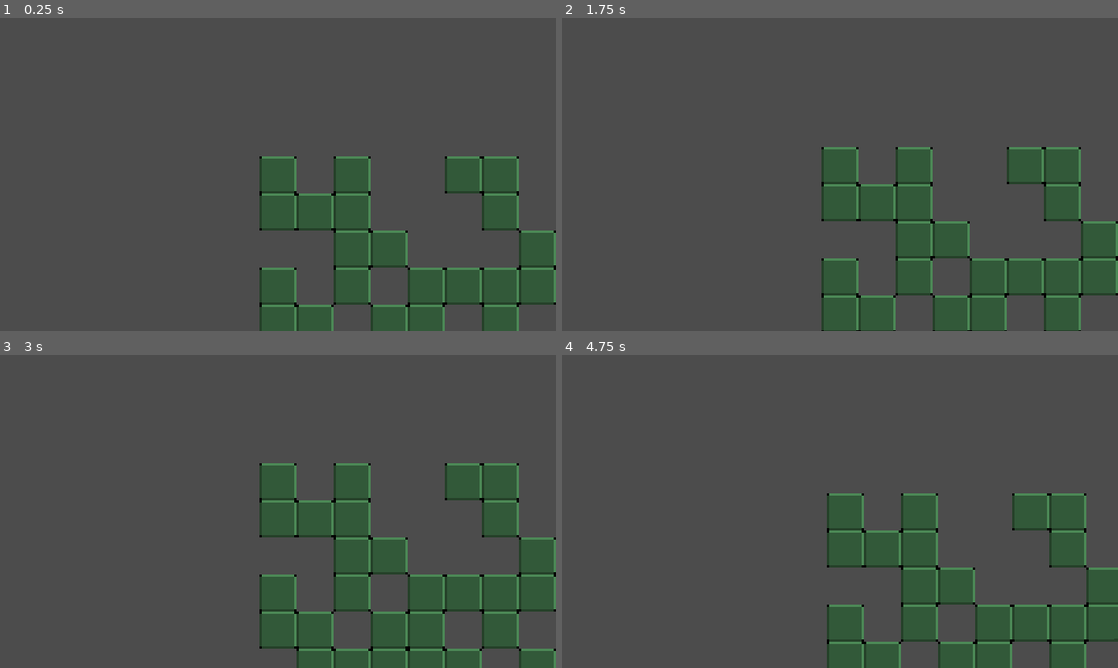
Above: before the commit, frames 1-4 (two rows, left to right).
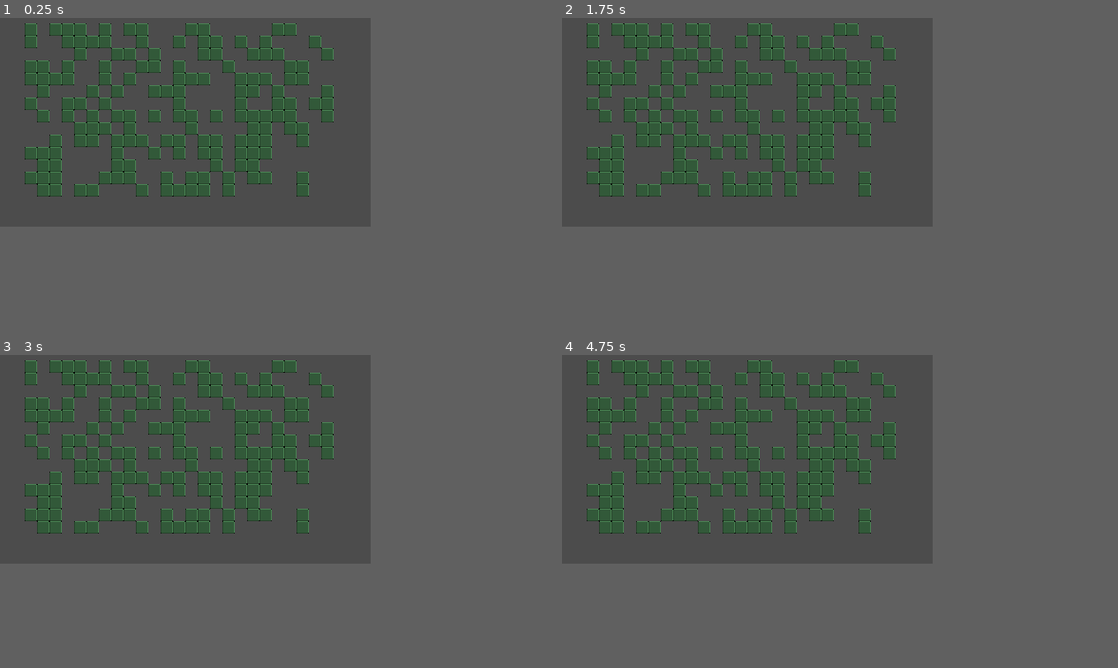
Above: after the commit, the same moments.

Repository: ffekete/WizardOfRogue
Game: Godot game, scene res://Main.tscn
Same seed, same stepped clock (60 frames per second), same inputs: the game is played once before the commit and once after it.
Inputs:
- Up to frame 1 (0.25 s): no input
- Up to frame 2 (1.75 s): tap Enter at 0.5 s; hold Right (ui_right) 0.53-1.28 s; hold Space (ui_fire) 0.53-1.28 s; hold Down (ui_down) from 1.28 s (still down); tap Space (ui_fire) at 1.35 s
- Up to frame 3 (3 s): release Down (ui_down) at 2.03 s; hold Right (ui_right) 2.03-2.78 s; hold Space (ui_fire) 2.03-2.78 s; tap Enter at 2.75 s; hold Up (ui_up) from 2.78 s (still down); tap Space (ui_fire) at 2.85 s
- Up to frame 4 (4.75 s): release Up (ui_up) at 3.53 s; hold Space (ui_fire) 3.53-4.28 s; hold Left (ui_left) from 3.53 s (still down); tap Space (ui_fire) at 4.35 s
The window is 720x405 before the commit and 480x270 after it. Grey fills any space a smaller window leaves; there, only what the larger window draws over its background counts as a difference.

The runs differ from the first frame. In frame 1, 30% of the frame differs, in the area x 4-100%, y 1-100%; in frame 2, 31%; in frame 3, 33%; in frame 4, 30%.

Commit message:
proper movement

Diff:
--- a/Camera2D.gd
+++ b/Camera2D.gd
@@ -5,7 +5,9 @@
 # Called when the node enters the scene tree for the first time.
 func _ready():
 	player = get_node("/root/Main/Player")
+	position = Vector2(200, 120)
 
 # Called every frame. 'delta' is the elapsed time since the previous frame.
 func _process(delta):
-	position = player.position
+	pass
+	# position = player.position
--- a/CaveTile.tscn
+++ b/CaveTile.tscn
@@ -15,8 +15,14 @@
 "speed": 5.0
 } ]
 
+[sub_resource type="RectangleShape2D" id=3]
+extents = Vector2( 7.90114, 7.94014 )
+
 [node name="Tile" type="Area2D"]
 script = ExtResource( 1 )
 
 [node name="AnimatedSprite" type="AnimatedSprite" parent="."]
 frames = SubResource( 2 )
+
+[node name="CollisionShape2D" type="CollisionShape2D" parent="."]
+shape = SubResource( 3 )
--- a/Main.gd
+++ b/Main.gd
@@ -18,13 +18,27 @@
 	player.start(Vector2(0,0))
 
 func _randomize():
-	for i in range(0, 40):
+
+	for i in range(0, 25):
 		grid.append([])
-		for j in range(0, 20):
-			grid[i].append(rng.randi() % 2)
+		for j in range(0, 14):
+			grid[i].append(0)
+
+	for i in range(0, 25):
+		for j in range(0, 14):
+			var k = rng.randi() % 2
+			grid[i][j] = k
+
+
+	for i in range(0, 25):
+		for j in range(0, 14):
+
 			if(grid[i][j] == 1):
-				var tile = CaveTile.instance()
-				tile.visible = true
-				tile.position.x = i * 16
-				tile.position.y = j * 16
-				add_child(tile)
+				set_wall(i, j)
+
+
+func set_wall(i, j):
+	var tile = CaveTile.instance()
+	tile.position.x = i * 16
+	tile.position.y = j * 16
+	add_child(tile)
--- a/Player.gd
+++ b/Player.gd
@@ -24,30 +24,23 @@
 	if(tween.is_active()):
 		return
 
-
 	if(Input.is_action_pressed("ui_fire")):
 		if(attack_timer.is_stopped()):
 			$AnimatedSprite.animation = "attack"
 			attack_timer.start(0.5)
+			$AnimatedSprite.frames.set_animation_speed("attack", 4)
 
 			if(next_dir == Vector2.UP):
-				$AnimatedSprite.flip_v = true
-				$AnimatedSprite.rotation_degrees = 270
-				$AnimatedSprite.flip_h = false
+				_position_up()
 
 			if(next_dir == Vector2.DOWN):
-				$AnimatedSprite.rotation_degrees =  90
-				$AnimatedSprite.flip_h = false
+				_position_down()
 
 			if(next_dir == Vector2.LEFT):
-				$AnimatedSprite.rotation_degrees = 0
-				$AnimatedSprite.flip_v = false
-				$AnimatedSprite.flip_h = true
+				_position_left()
 
 			if(next_dir == Vector2.RIGHT):
-				$AnimatedSprite.rotation_degrees = 0
-				$AnimatedSprite.flip_v = false
-				$AnimatedSprite.flip_h = false
+				_position_right()
 		else:
 			if(Input.is_action_pressed("ui_up")):
 				next_dir = Vector2.UP
@@ -67,33 +60,26 @@
 	if(Input.is_action_pressed("ui_up")):
 		$AnimatedSprite.animation = "walk"
 		move_with_collision_check(Global.inputs["up"])
-		$AnimatedSprite.flip_v = true
-		$AnimatedSprite.rotation_degrees = 270
-		$AnimatedSprite.flip_h = false
+		_position_up()
 		next_dir = Vector2.UP
 
 	elif(Input.is_action_pressed("ui_down")):
 		$AnimatedSprite.animation = "walk"
 		move_with_collision_check(Global.inputs["down"])
-		$AnimatedSprite.rotation_degrees =  90
-		$AnimatedSprite.flip_h = false
+		_position_down()
 		next_dir = Vector2.DOWN
 
 	elif(Input.is_action_pressed("ui_left")):
 		$AnimatedSprite.animation = "walk"
 		move_with_collision_check(Global.inputs["left"])
-		$AnimatedSprite.rotation_degrees = 0
-		$AnimatedSprite.flip_v = false
-		$AnimatedSprite.flip_h = true
+		_position_left()
 		next_dir = Vector2.LEFT
 
 
 	elif(Input.is_action_pressed("ui_right")):
 		$AnimatedSprite.animation = "walk"
 		move_with_collision_check(Global.inputs["right"])
-		$AnimatedSprite.rotation_degrees = 0
-		$AnimatedSprite.flip_v = false
-		$AnimatedSprite.flip_h = false
+		_position_right()
 		next_dir = Vector2.RIGHT
 
 
@@ -107,7 +93,7 @@
 			$AnimatedSprite.animation = "idle"
 
 func move_with_collision_check(dir):
-	ray.cast_to = dir * tile_size
+	ray.cast_to = dir * tile_size / 2
 	ray.force_raycast_update()
 	if(!ray.is_colliding()):
 		move(dir)
@@ -130,3 +116,22 @@
 
 func _on_AttackTimer_timeout():
 	$AnimatedSprite.animation = "idle"
+
+func _position_up():
+	$AnimatedSprite.flip_v = true
+	$AnimatedSprite.rotation_degrees = 270
+	$AnimatedSprite.flip_h = false
+
+func _position_down():
+	$AnimatedSprite.rotation_degrees =  90
+	$AnimatedSprite.flip_h = false
+
+func _position_left():
+	$AnimatedSprite.rotation_degrees = 0
+	$AnimatedSprite.flip_v = false
+	$AnimatedSprite.flip_h = true
+
+func _position_right():
+	$AnimatedSprite.rotation_degrees = 0
+	$AnimatedSprite.flip_v = false
+	$AnimatedSprite.flip_h = false
--- a/Player.tscn
+++ b/Player.tscn
@@ -41,15 +41,15 @@
 atlas = ExtResource( 1 )
 region = Rect2( 48, 0, 16, 16 )
 
-[sub_resource type="AtlasTexture" id=11]
+[sub_resource type="AtlasTexture" id=10]
 atlas = ExtResource( 3 )
 region = Rect2( 0, 0, 16, 16 )
 
-[sub_resource type="AtlasTexture" id=12]
+[sub_resource type="AtlasTexture" id=11]
 atlas = ExtResource( 3 )
 region = Rect2( 16, 0, 16, 16 )
 
-[sub_resource type="SpriteFrames" id=13]
+[sub_resource type="SpriteFrames" id=12]
 animations = [ {
 "frames": [ SubResource( 1 ), SubResource( 2 ), SubResource( 3 ), SubResource( 4 ), SubResource( 5 ) ],
 "loop": true,
@@ -61,13 +61,13 @@
 "name": "walk",
 "speed": 4.0
 }, {
-"frames": [ SubResource( 11 ), SubResource( 12 ) ],
+"frames": [ SubResource( 10 ), SubResource( 11 ) ],
 "loop": true,
 "name": "attack",
-"speed": 5.0
+"speed": 8.0
 } ]
 
-[sub_resource type="CapsuleShape2D" id=14]
+[sub_resource type="CapsuleShape2D" id=13]
 radius = 4.73813
 height = 0.0
 
@@ -79,15 +79,17 @@
 }
 
 [node name="AnimatedSprite" type="AnimatedSprite" parent="."]
-frames = SubResource( 13 )
+frames = SubResource( 12 )
 animation = "attack"
 
 [node name="CollisionShape2D" type="CollisionShape2D" parent="."]
-shape = SubResource( 14 )
+shape = SubResource( 13 )
 
 [node name="Tween" type="Tween" parent="."]
 
 [node name="RayCast2D" type="RayCast2D" parent="."]
+collide_with_areas = true
+collide_with_bodies = false
 
 [node name="AttackTimer" type="Timer" parent="."]
 
--- /dev/null
+++ b/Wall.gd
@@ -0,0 +1,32 @@
+extends Area2D
+
+
+# Declare member variables here. Examples:
+# var a = 2
+# var b = "text"
+
+
+# Called when the node enters the scene tree for the first time.
+func _ready():
+	pass # Replace with function body.
+
+
+# Called every frame. 'delta' is the elapsed time since the previous frame.
+#func _process(delta):
+#	pass
+
+func remove_collision(dir):
+	if(dir == "left"):
+		$LeftCollisionShape.disabled = true
+
+	if(dir == "right"):
+		$RightCollisionShape.disabled = true
+
+	if(dir == "top"):
+		$TopCollisionShape.disabled = true
+
+	if(dir == "bottom"):
+		$BottomCollisionShape.disabled = true
+
+func set_animation(animation):
+	$AnimatedSprite.animation = animation
--- /dev/null
+++ b/Wall.tscn
@@ -0,0 +1,82 @@
+[gd_scene load_steps=15 format=2]
+
+[ext_resource path="res://sprites/Wall_top.png" type="Texture" id=1]
+[ext_resource path="res://sprites/Wall_left.png" type="Texture" id=2]
+[ext_resource path="res://sprites/Wall_right.png" type="Texture" id=3]
+[ext_resource path="res://sprites/Wall_bottom.png" type="Texture" id=4]
+[ext_resource path="res://Wall.gd" type="Script" id=5]
+
+[sub_resource type="AtlasTexture" id=1]
+atlas = ExtResource( 2 )
+region = Rect2( 0, 0, 16, 16 )
+
+[sub_resource type="AtlasTexture" id=2]
+atlas = ExtResource( 3 )
+region = Rect2( 0, 0, 16, 16 )
+
+[sub_resource type="AtlasTexture" id=3]
+atlas = ExtResource( 1 )
+region = Rect2( 0, 0, 16, 16 )
+
+[sub_resource type="AtlasTexture" id=4]
+atlas = ExtResource( 4 )
+region = Rect2( 0, 0, 16, 16 )
+
+[sub_resource type="SpriteFrames" id=5]
+animations = [ {
+"frames": [ SubResource( 1 ) ],
+"loop": true,
+"name": "left",
+"speed": 5.0
+}, {
+"frames": [ SubResource( 2 ) ],
+"loop": true,
+"name": "right",
+"speed": 5.0
+}, {
+"frames": [ SubResource( 3 ) ],
+"loop": true,
+"name": "top",
+"speed": 5.0
+}, {
+"frames": [ SubResource( 4 ) ],
+"loop": true,
+"name": "bottom",
+"speed": 5.0
+} ]
+
+[sub_resource type="RectangleShape2D" id=6]
+extents = Vector2( 7.91726, 0.702818 )
+
+[sub_resource type="RectangleShape2D" id=7]
+extents = Vector2( 7.91726, 0.492594 )
+
+[sub_resource type="RectangleShape2D" id=8]
+extents = Vector2( 0.664524, 7.95555 )
+
+[sub_resource type="RectangleShape2D" id=9]
+extents = Vector2( 0.559414, 7.95555 )
+
+[node name="Wall" type="Area2D"]
+script = ExtResource( 5 )
+
+[node name="AnimatedSprite" type="AnimatedSprite" parent="."]
+position = Vector2( -0.105114, 0 )
+frames = SubResource( 5 )
+animation = "top"
+
+[node name="TopCollisionShape" type="CollisionShape2D" parent="."]
+position = Vector2( -0.10511, -7.14762 )
+shape = SubResource( 6 )
+
+[node name="BottomCollisionShape" type="CollisionShape2D" parent="."]
+position = Vector2( -0.210224, 7.46296 )
+shape = SubResource( 7 )
+
+[node name="RightCollisionShape" type="CollisionShape2D" parent="."]
+position = Vector2( 7.25274, -0.210224 )
+shape = SubResource( 8 )
+
+[node name="LeftCollisionShape" type="CollisionShape2D" parent="."]
+position = Vector2( -7.46296, -0.105112 )
+shape = SubResource( 9 )
--- a/project.godot
+++ b/project.godot
@@ -20,8 +20,8 @@
 
 [display]
 
-window/size/width=240
-window/size/height=135
+window/size/width=480
+window/size/height=270
 window/size/fullscreen=true
 window/dpi/allow_hidpi=true
 window/stretch/mode="2d"
Not shown: 1 places in CaveTile.tscn that only renumber resources
Binary file added: sprites/Wall_bottom.png
Not shown, added: sprites/Wall_bottom.png.import
Binary file added: sprites/Wall_left.png
Not shown, added: sprites/Wall_left.png.import
Binary file added: sprites/Wall_right.png
Not shown, added: sprites/Wall_right.png.import
Binary file added: sprites/Wall_top.png
Not shown, added: sprites/Wall_top.png.import
